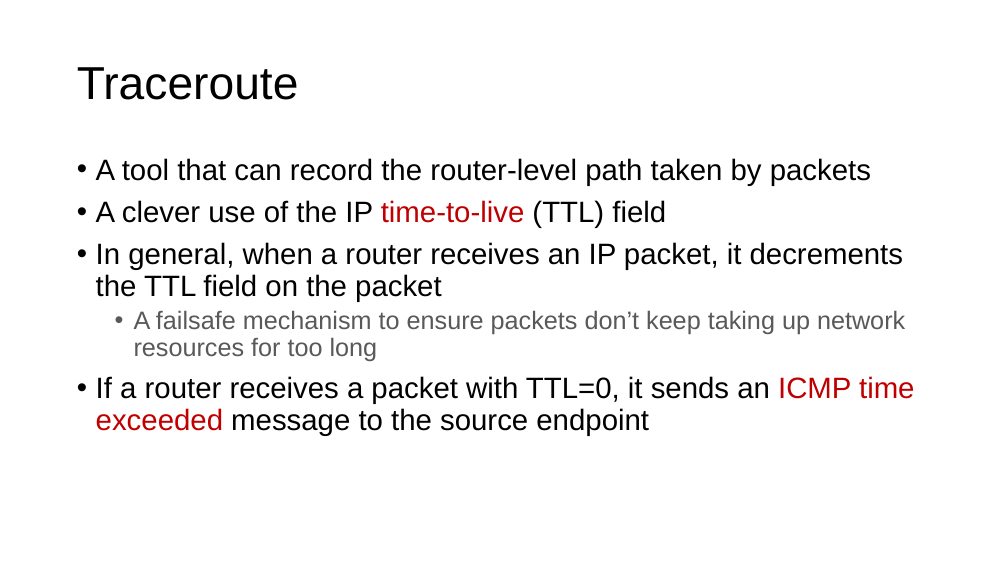
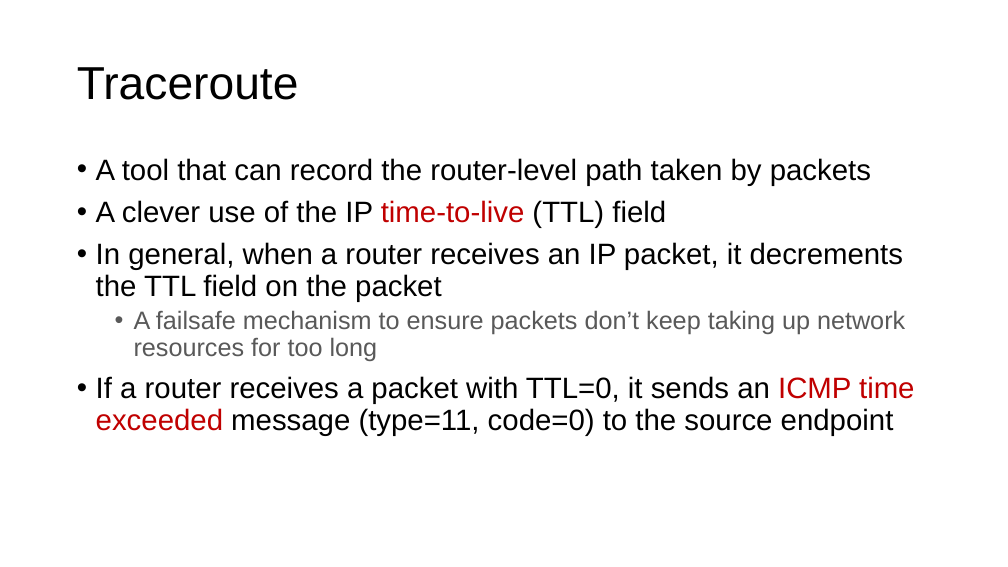
Before and after one commit to ngsrinivas/coursegen, a slide deck: slide 27 of ex/352-S21/staging/352-S21/lectures/network-protocols-1.pptx. Drawn at 1008x567 pixels with LibreOffice and Linux fonts; fonts in the diff are those of the drawing. Boxes give left, top, right and bottom in pixels: in the first picture for what was removed or moved away, otherwise in the second. Text is boxed around its words. In the diff, an @@ line names an element or a change of style, - is before the commit and + after.

Commit message:
Final version of network protocol (part I) slides

```diff
--- a/ex/352-S21/staging/352-S21/lectures/network-protocols-1.pptx
+++ b/ex/352-S21/staging/352-S21/lectures/network-protocols-1.pptx
@@ text at (96, 376, 914, 435): text changed @@
-• If a router receives a packet with TTL=0, it sends an ICMP time exceeded message to the source endpoint
+• If a router receives a packet with TTL=0, it sends an ICMP time exceeded message (type=11, code=0) to the source endpoint
```
Also in this commit, not shown: 2 other files.
